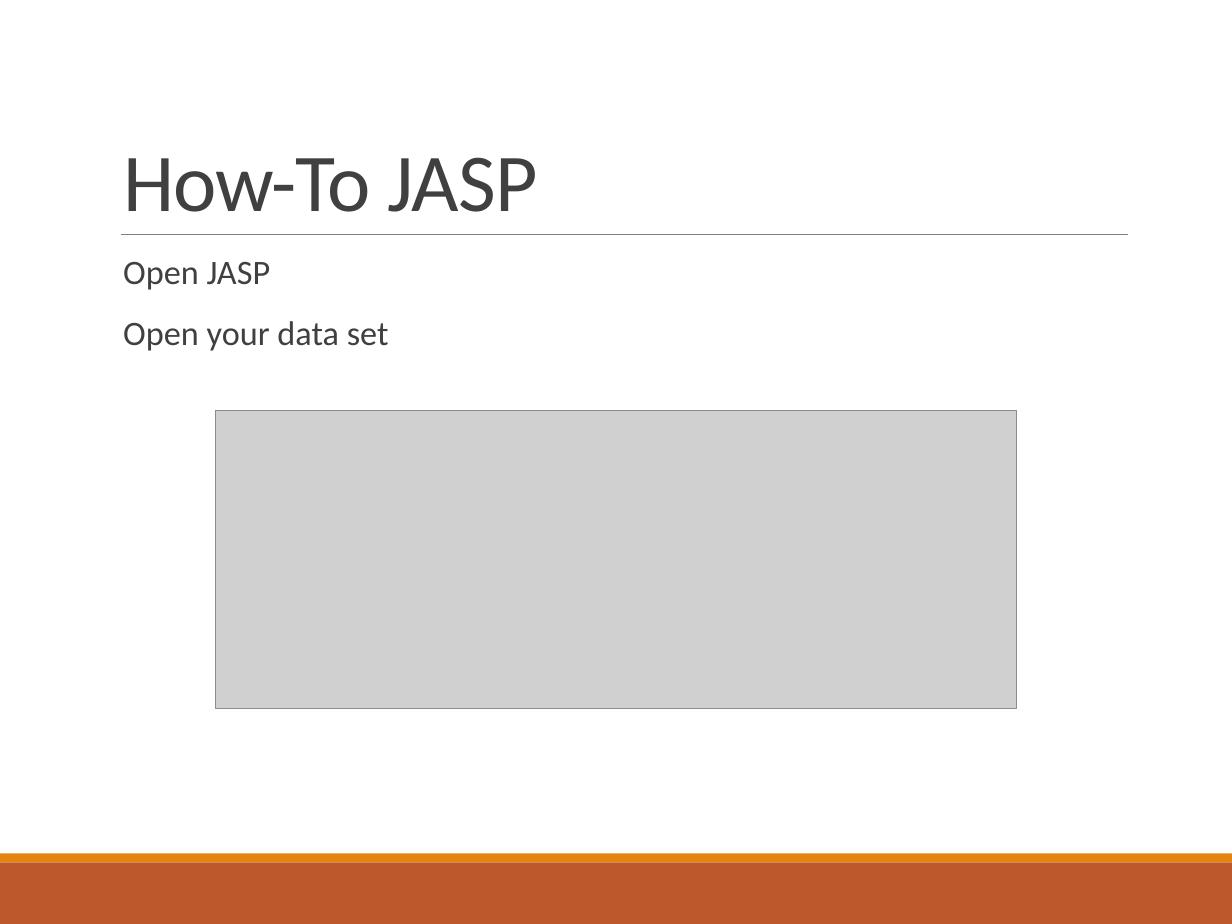
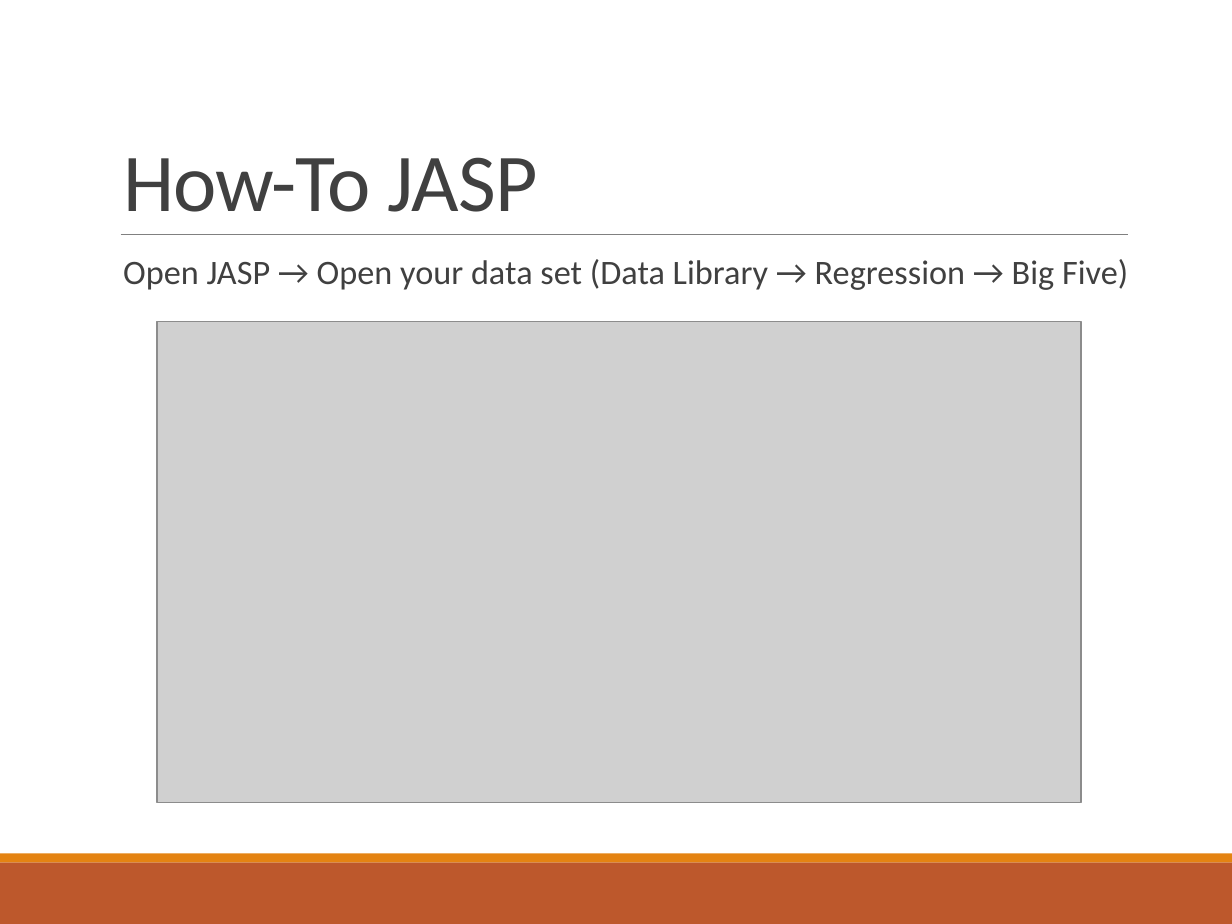
Before and after one commit to doomlab/PSY-200, a slide deck: slide 9 of Fall2018 Lecture Notes/Chapter 2 Lecture.pptx. Drawn at 1232x924 pixels with LibreOffice and Linux fonts; fonts in the diff are those of the drawing; grey boxes stand for pictures. Boxes give left, top, right and bottom in pixels: in the first picture for what was removed or moved away, otherwise in the second. Text is boxed around its words. In the diff, an @@ line names an element or a change of style, - is before the commit and + after.

Commit message:
changed the slide in there where you get the data set

```diff
--- a/Fall2018 Lecture Notes/Chapter 2 Lecture.pptx
+++ b/Fall2018 Lecture Notes/Chapter 2 Lecture.pptx
@@ text at box(123, 259, 1128, 290): text changed @@
-  Open JASP
-  Open your data set
+  Open JASP → Open your data set (Data Library → Regression → Big Five)
@@ picture: place and size @@
-picture at box(216, 410, 1016, 708)
+picture at box(156, 322, 1080, 803)
```
Also in this commit, not shown: 1 other slide changed.
